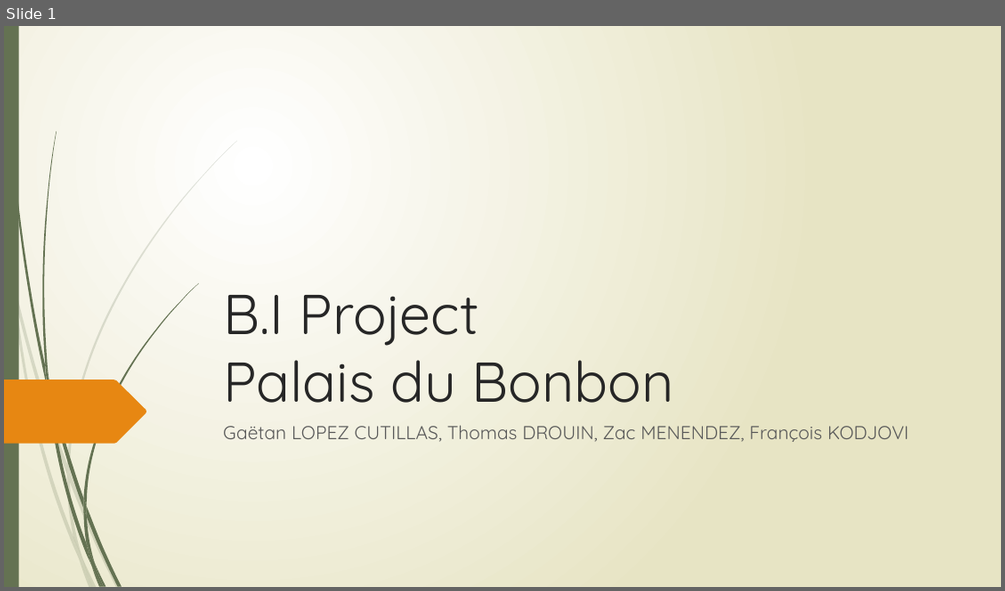
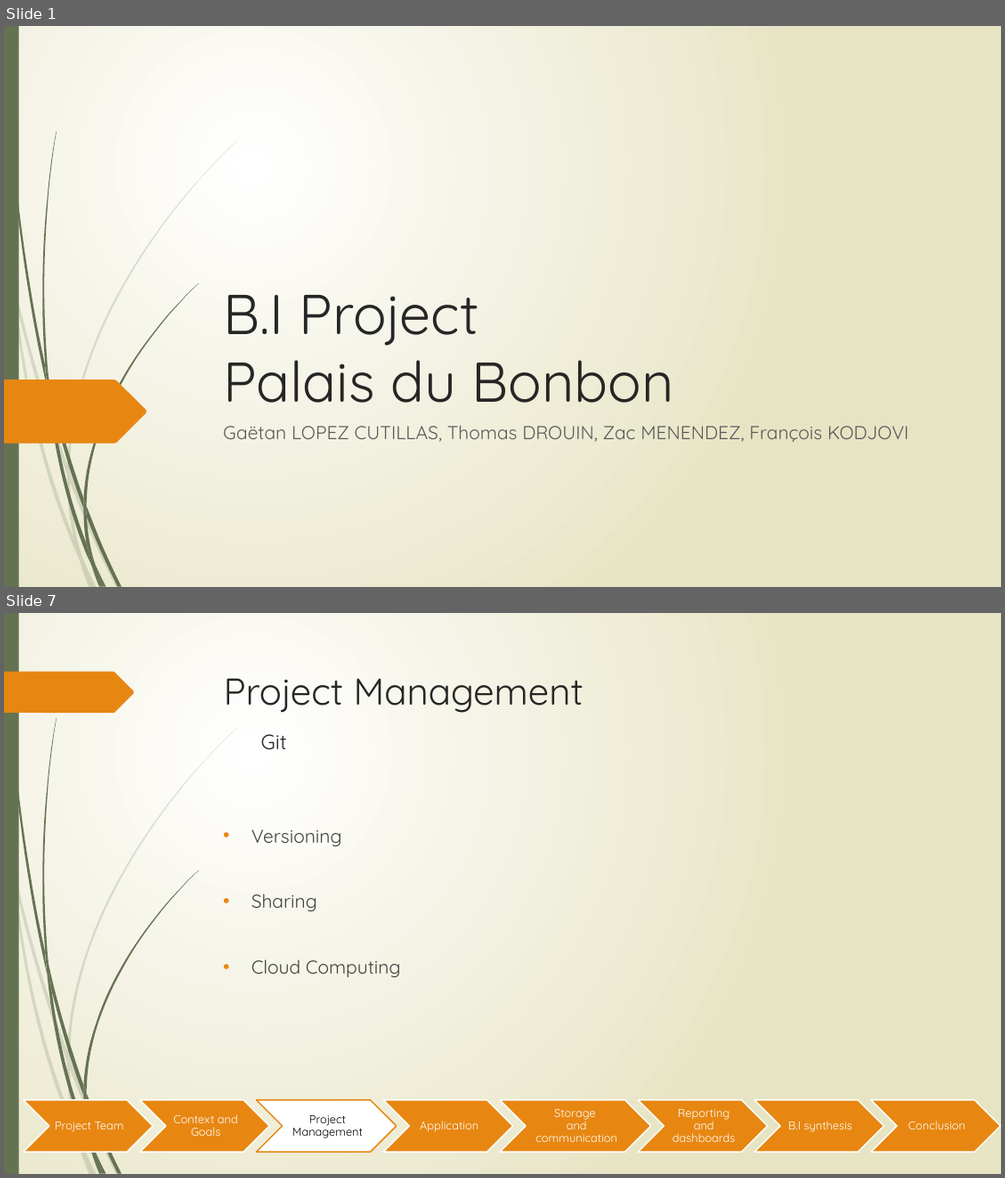
Before and after one commit to Gaetan90/ProjetBI, a slide deck: Projet BI.pptx. Shown one above the other, each under a label of ours: slide 1 before the commit, slides 1 and 7 after it; the slides between them are not shown. The pictures are 1005x591 and 1005x1178 pixels, drawn with LibreOffice and Linux fonts; fonts in the diff are those of the drawing. Boxes give left, top, right and bottom in pixels: in the first picture for what was removed or moved away, otherwise in the second. Text is boxed around its words. In the diff, an @@ line names an element or a change of style, - is before the commit and + after.

```diff
--- a/Projet BI.pptx
+++ b/Projet BI.pptx
@@ slide 7 added at (4, 613, 1001, 1174), background gradient #FFFFFF to #E8E6C4; not listed: 23 template elements that a slide beside it also shows @@
@@ freeform shape added at (4, 672, 134, 713), fill #E78712 @@
@@ title added at (224, 678, 583, 750), 36 pt, text #262626 @@
+Project Management
+Git
@@ text added at (251, 829, 401, 977), 18 pt, text #404040 @@
+• Versioning
+• Sharing
+• Cloud Computing
@@ group added at (24, 1100, 1000, 1151): 8 chevrons, 8 texts @@
+Project Team
+Context and Goals
+Project Management
+Application
+Storage
+and communication
+Reporting and dashboards
+B.I synthesis
+Conclusion
```
Also in this commit, not shown: 5 slides changed, 9 other slides added, 4 slides removed.
